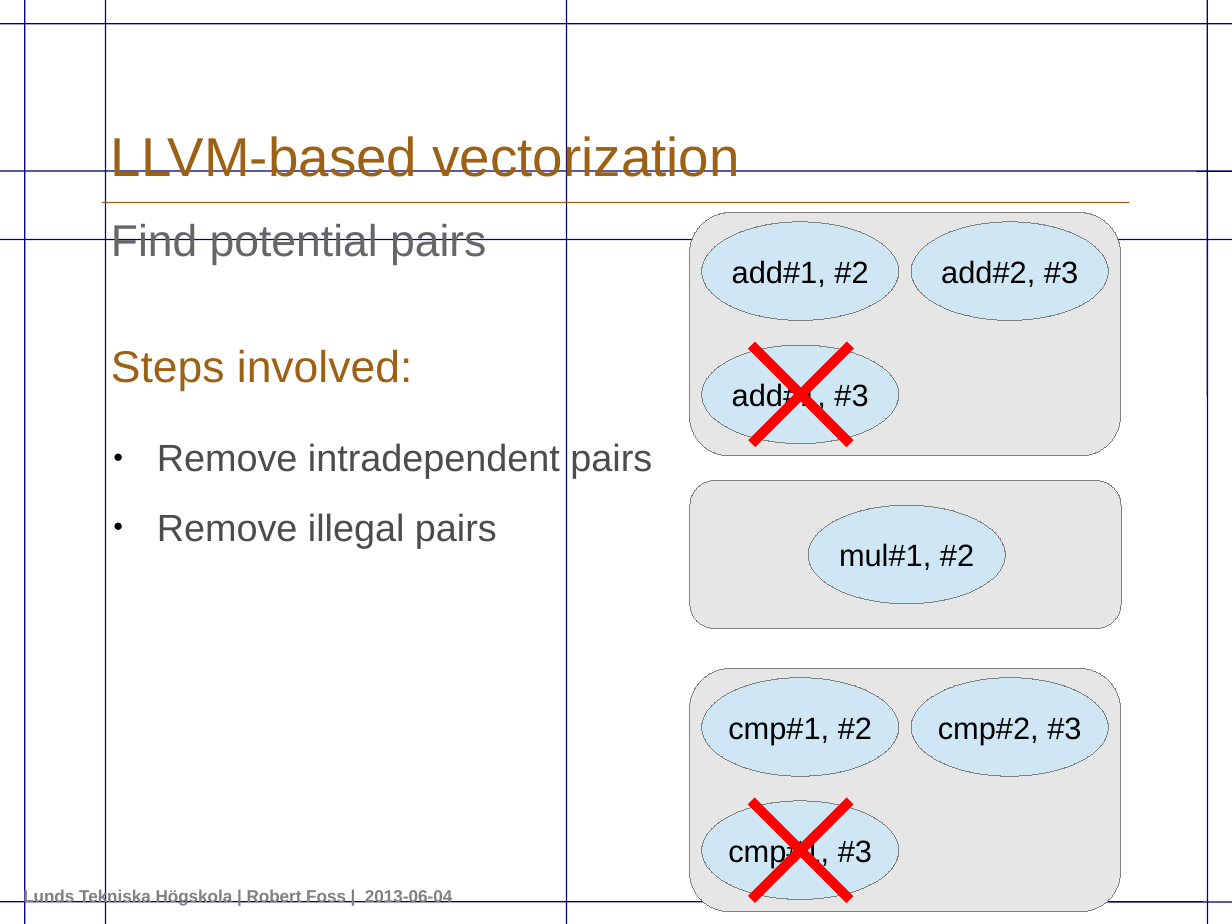
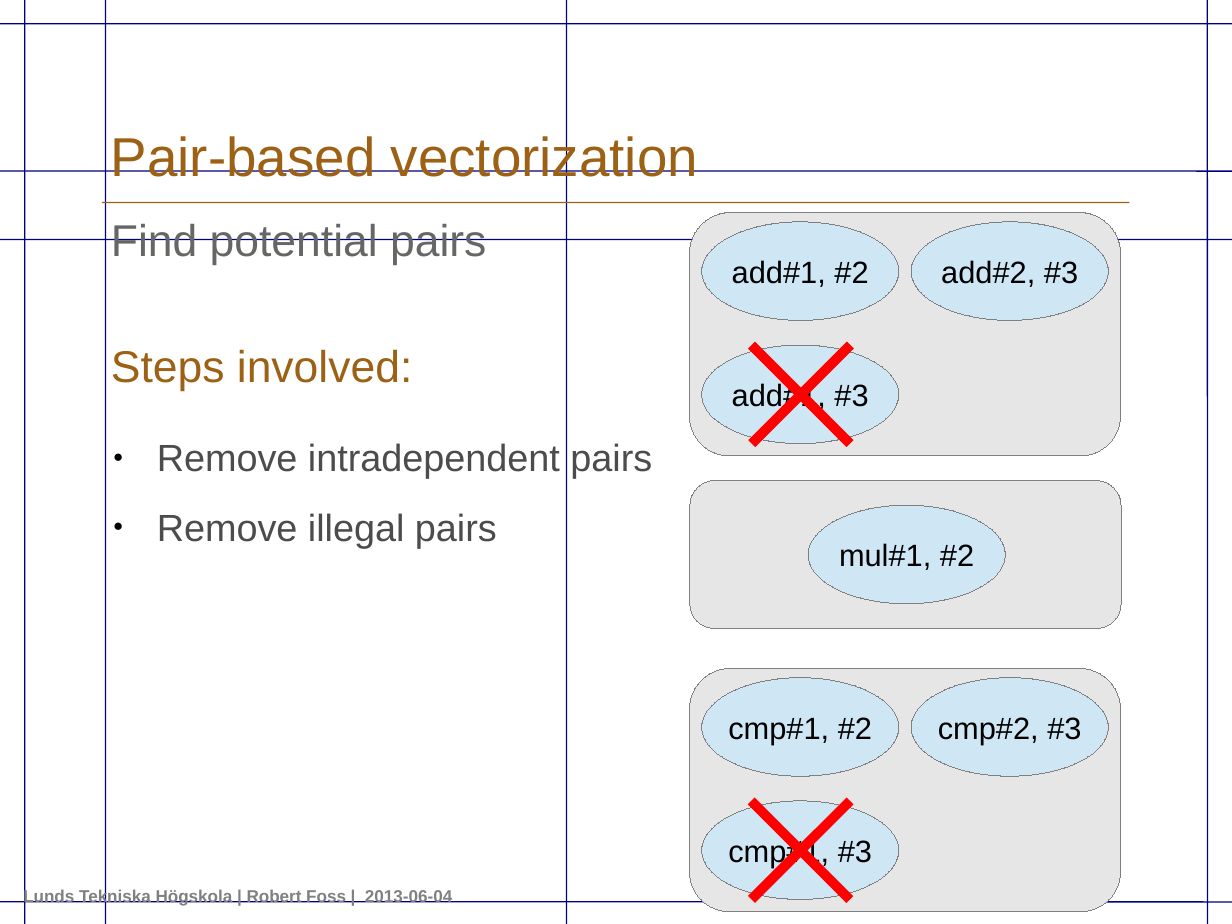
Before and after one commit to robertfoss/masters_thesis, a slide deck: slide 24 of presentation/presentation.odp. Drawn at 1232x924 pixels with LibreOffice and Linux fonts; fonts in the diff are those of the drawing. Boxes give left, top, right and bottom in pixels: in the first picture for what was removed or moved away, otherwise in the second. Text is boxed around its words. In the diff, an @@ line names an element or a change of style, - is before the commit and + after.

```diff
--- a/presentation/presentation.odp
+++ b/presentation/presentation.odp
@@ title at (111, 133, 698, 186): text changed @@
-LLVM-based vectorization
+Pair-based vectorization
```
Also in this commit, not shown: 4 other slides changed, 1 other file.
